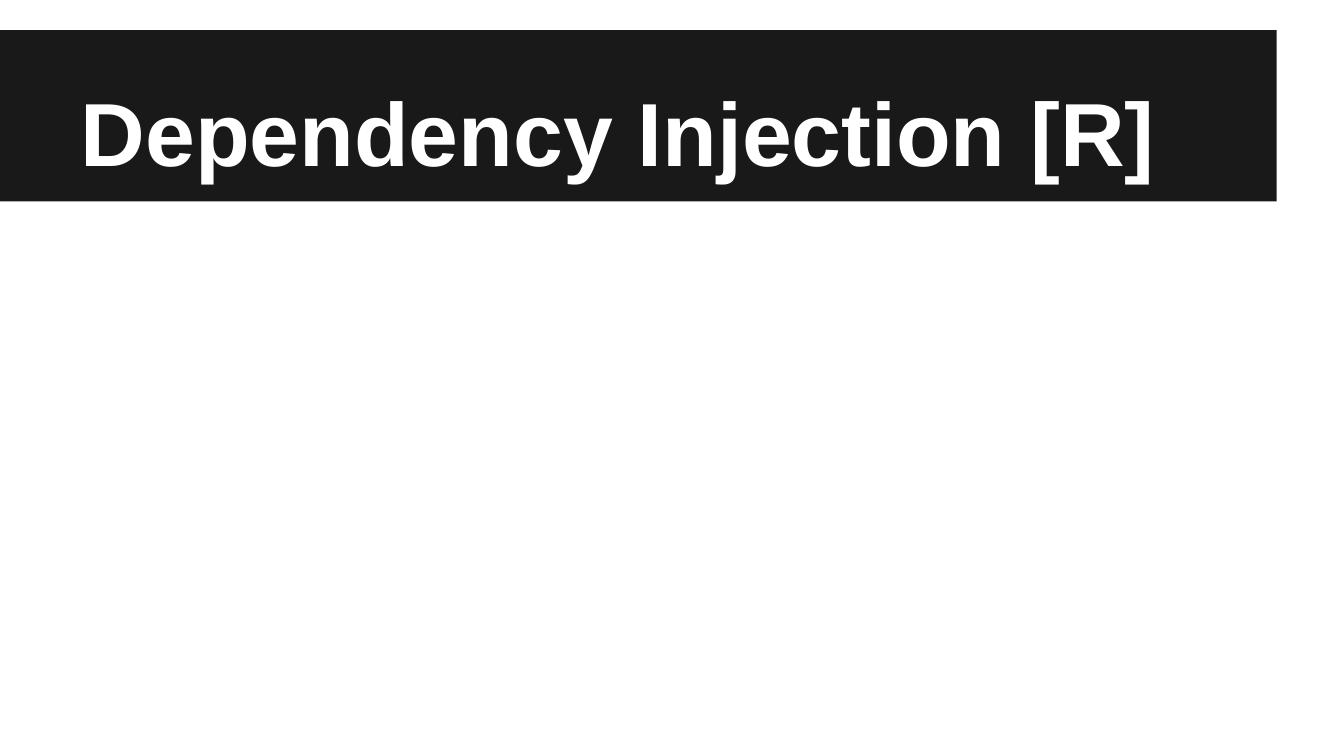
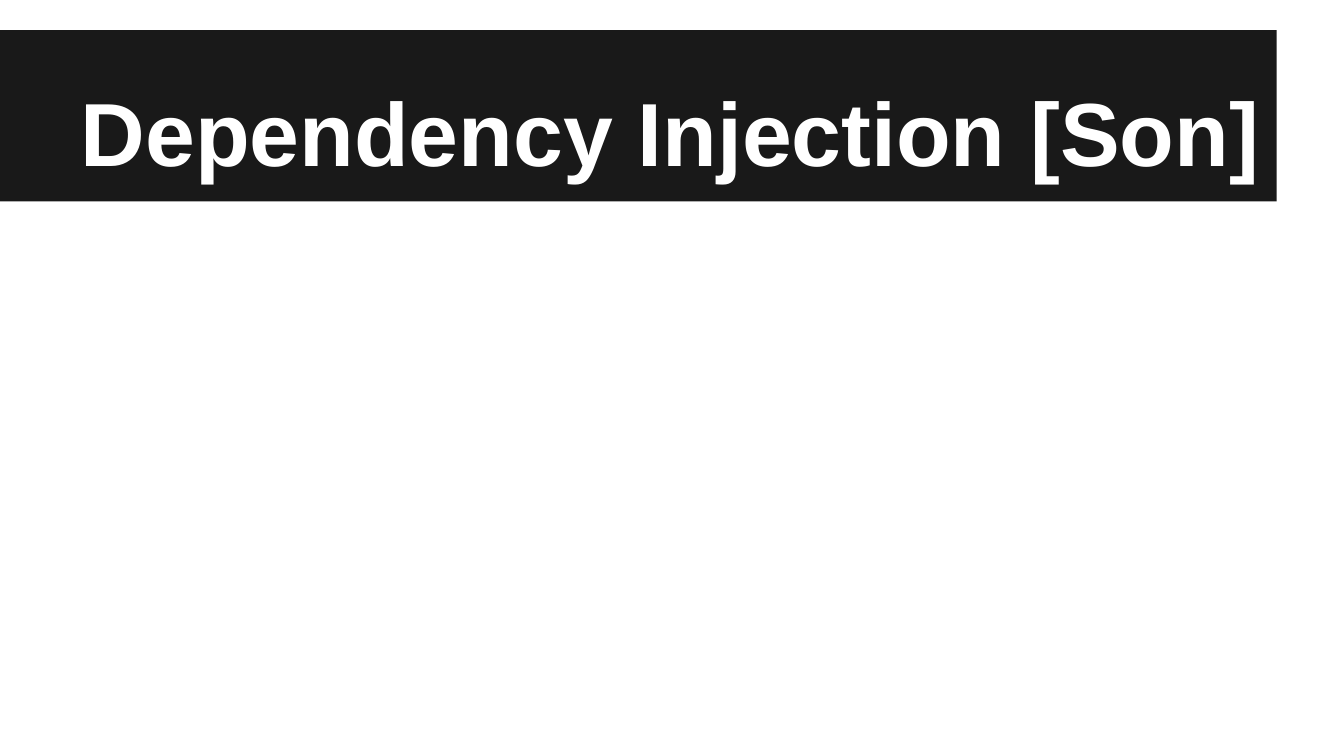
Before and after one commit to Sintelbom/kes-angular, a slide deck: slide 15 of src/main/webapp/KES AngularJS - 19112014.pptx (slide 11 before the commit). Drawn at 1344x756 pixels with LibreOffice and Linux fonts; fonts in the diff are those of the drawing. Boxes give left, top, right and bottom in pixels: in the first picture for what was removed or moved away, otherwise in the second. Text is boxed around its words. In the diff, an @@ line names an element or a change of style, - is before the commit and + after.

```diff
--- a/src/main/webapp/KES AngularJS - 19112014.pptx
+++ b/src/main/webapp/KES AngularJS - 19112014.pptx
@@ title at (x1=81, y1=101, x2=1259, y2=183): text changed @@
-Dependency Injection [R]
+Dependency Injection [Son]
```
Also in this commit, not shown: 9 other slides changed, 3 slides added, 3 slides removed.
